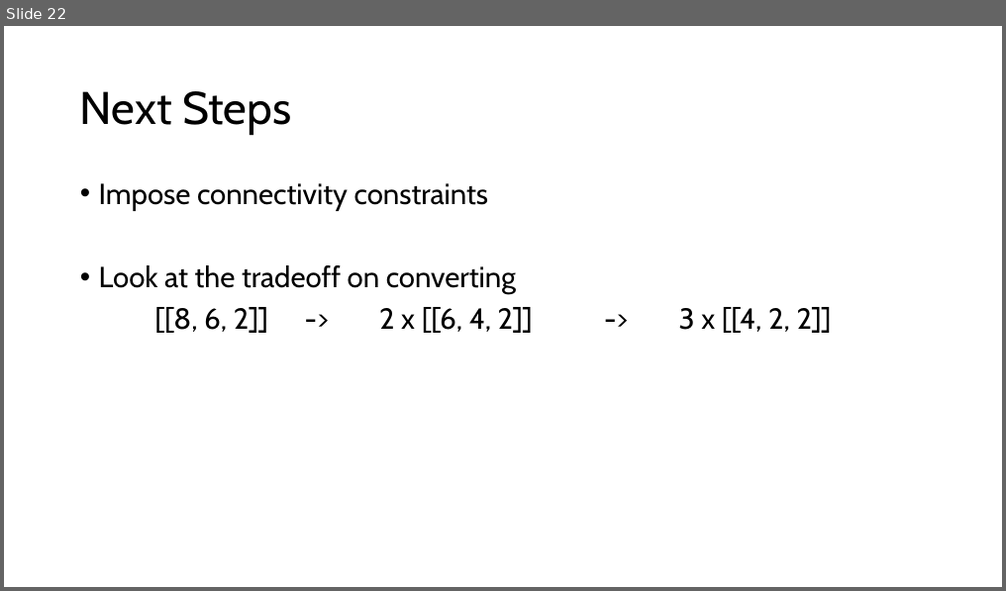
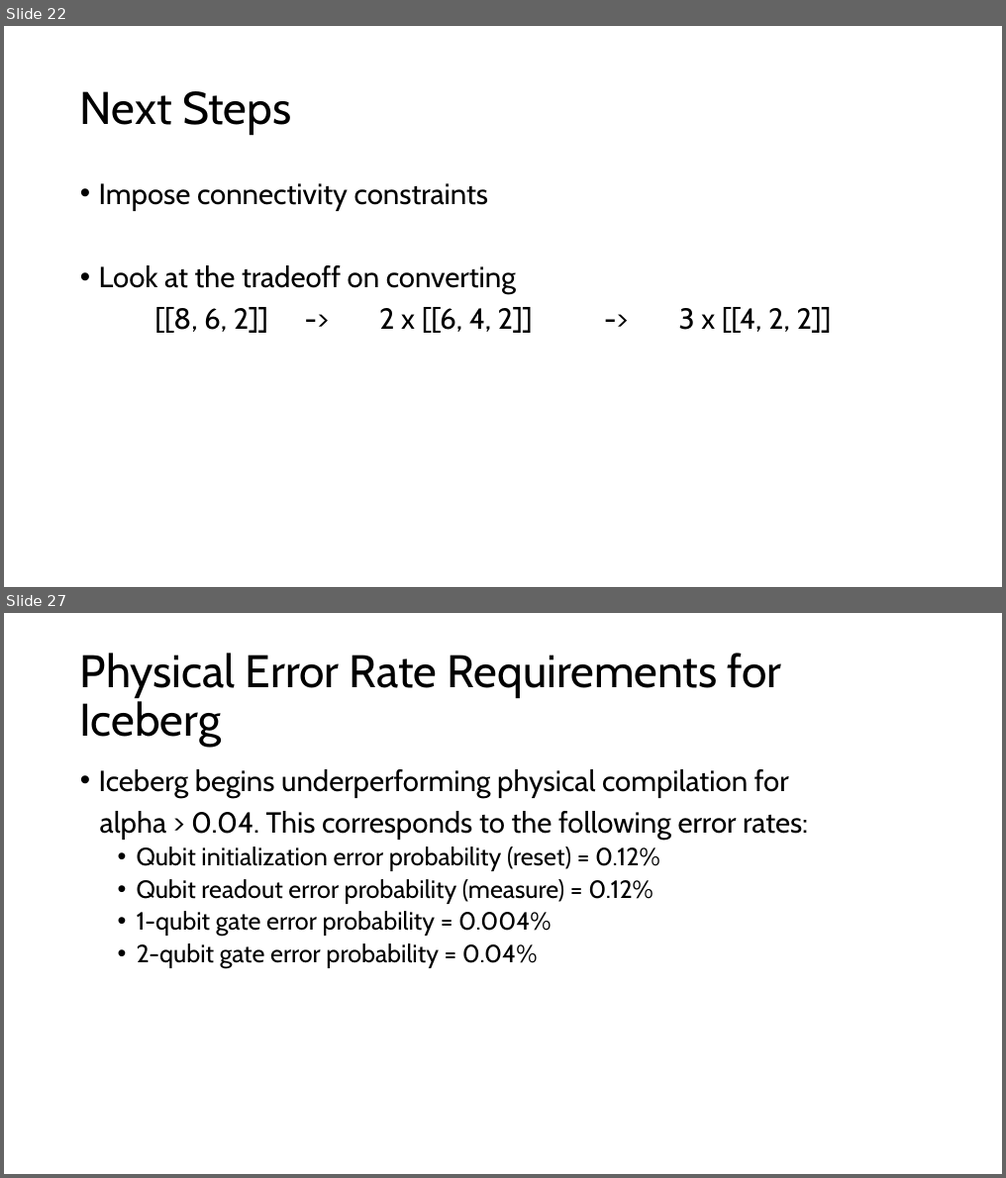
Before and after one commit to Baker-Group-UT/iceberg-compiler, a slide deck: direction.pptx. Shown one above the other, each under a label of ours: slide 22 before the commit, slides 22 and 27 after it; the slides between them are not shown. The pictures are 1006x591 and 1006x1178 pixels, drawn with LibreOffice and Linux fonts; fonts in the diff are those of the drawing. Boxes give left, top, right and bottom in pixels: in the first picture for what was removed or moved away, otherwise in the second. Text is boxed around its words. In the diff, an @@ line names an element or a change of style, - is before the commit and + after.

```diff
--- a/direction.pptx
+++ b/direction.pptx
@@ slide 27 added at <box>4,613,1002,1174</box>, background #FFFFFF @@
@@ title added at <box>80,653,782,747</box>, 44 pt, text #000000 @@
+Physical Error Rate Requirements for Iceberg
@@ text added at <box>99,769,808,968</box>, 24 pt, text #000000 @@
+• Iceberg begins underperforming physical compilation for
+alpha > 0.04. This corresponds to the following error rates:
+  • Qubit initialization error probability (reset) = 0.12%
+  • Qubit readout error probability (measure) = 0.12%
+  • 1-qubit gate error probability = 0.004%
+  • 2-qubit gate error probability = 0.04%
```
Also in this commit, not shown: 4 other slides added, 2 other files.
